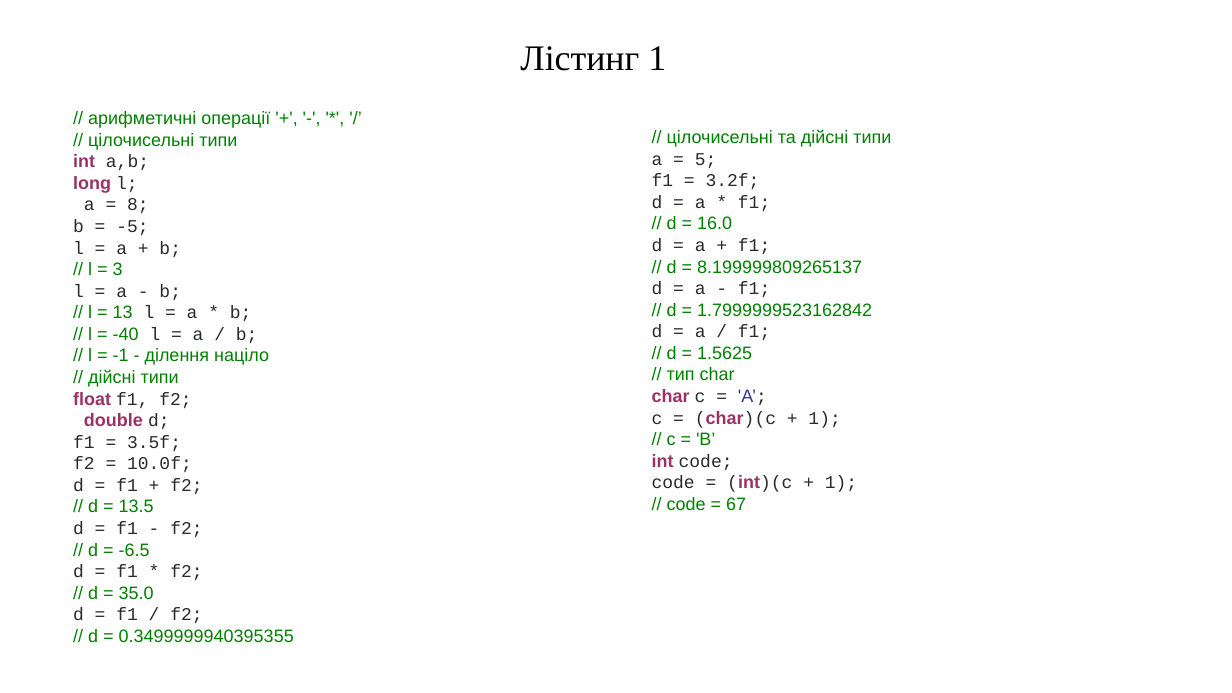
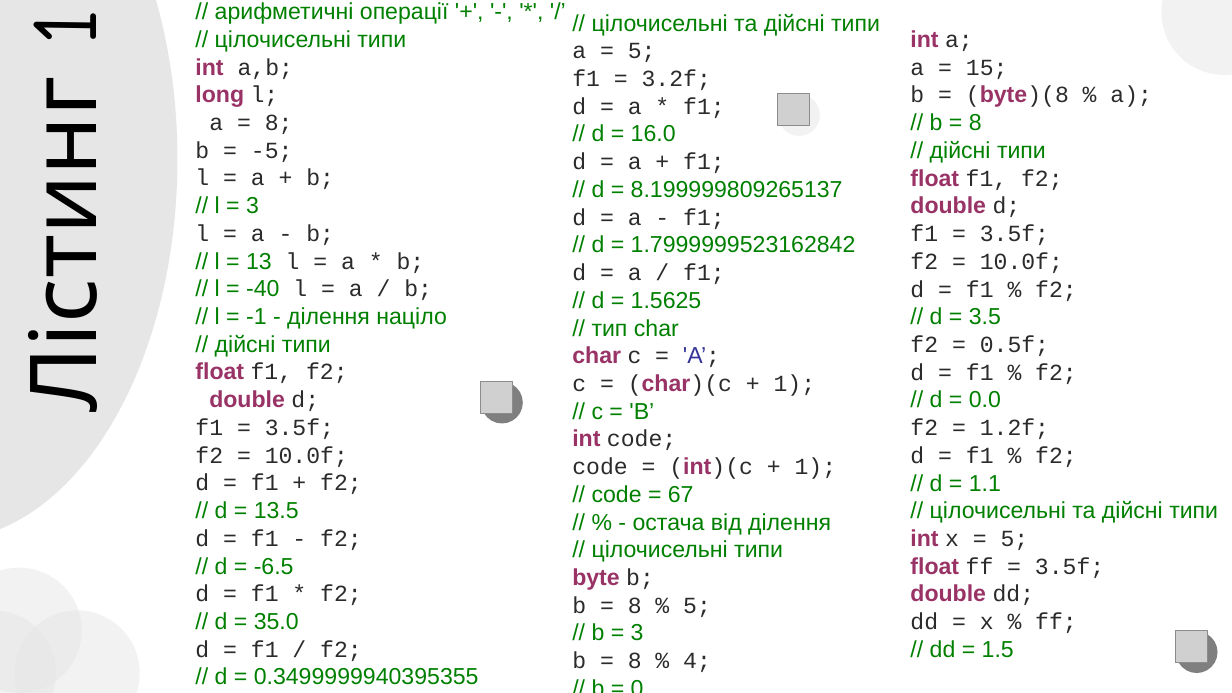
Before and after one commit to arg3ntuum/JavaCourse, a slide deck: slide 14 of Java Урок 2 Змінні. Перетворення типів. БО.pptx. Drawn at 1232x693 pixels with LibreOffice and Linux fonts; fonts in the diff are those of the drawing; grey boxes stand for pictures. Boxes give left, top, right and bottom in pixels: in the first picture for what was removed or moved away, otherwise in the second. Text is boxed around its words. In the diff, an @@ line names an element or a change of style, - is before the commit and + after.

Commit message:
Re designed 2 theme.

```diff
--- a/Java Урок 2 Змінні. Перетворення типів. БО.pptx
+++ b/Java Урок 2 Змінні. Перетворення типів. БО.pptx
@@ text "Лістинг 1": place and size @@
-text "Лістинг 1" at <box>520,46,666,71</box>
+text "Лістинг 1" at <box>0,13,130,402</box>
@@ text "Лістинг 1" at <box>0,13,130,402</box>: size 28 to 72 pt, font Times New Roman to Comic Neue; alignment centre to right @@
@@ ellipse added at <box>0,0,177,541</box>, fill #E7E6E6 @@
@@ text "// арифметичні операції '+', '-', ...": place and size @@
-text "// арифметичні операції '+', '-', ..." at <box>73,111,294,642</box>
+text "// арифметичні операції '+', '-', ..." at <box>195,2,479,685</box>
@@ text "// арифметичні операції '+', '-', ..." at <box>195,2,479,685</box>: size 14 to 18 pt @@
@@ text at <box>572,14,880,503</box>: size 14 to 18 pt in "// цілочисельні та дійсні типи a = ..." @@
@@ text "// цілочисельні та дійсні типи ...": place and size @@
-text "// цілочисельні та дійсні типи ..." at <box>652,129,891,510</box>
+text "// цілочисельні та дійсні типи ..." at <box>572,14,1049,672</box>
@@ text added at <box>910,30,1218,658</box>, 18 pt, text #2B2B2B @@
+int a;
+a = 15;
+b = (byte)(8 % a);
+// b = 8
+// дійсні типи
+float f1, f2;
+double d;
+f1 = 3.5f;
+f2 = 10.0f;
+d = f1 % f2;
+// d = 3.5
+f2 = 0.5f;
+d = f1 % f2;
+// d = 0.0
+f2 = 1.2f;
+d = f1 % f2;
+// d = 1.1
+// цілочисельні та дійсні типи
+int x = 5;
+float ff = 3.5f;
+double dd;
+dd = x % ff;
+// dd = 1.5
@@ text at <box>572,86,1049,672</box>: paragraphs added @@
+// % - остача від ділення
+// цілочисельні типи
+byte b;
+b = 8 % 5;
+// b = 3
+b = 8 % 4;
+// b = 0
@@ ellipse added at <box>778,94,820,136</box>, fill #E7E6E6 at 50% opacity @@
@@ picture added at <box>778,93,811,126</box> @@
@@ picture added at <box>481,382,513,414</box> @@
@@ ellipse added at <box>482,382,523,423</box>, fill #000000 at 50% opacity @@
@@ ellipse added at <box>0,567,82,693</box>, fill #E7E6E6 at 50% opacity @@
@@ ellipse added at <box>0,611,56,693</box>, fill #E7E6E6 at 50% opacity @@
@@ ellipse added at <box>15,611,140,693</box>, fill #E7E6E6 at 50% opacity @@
@@ picture added at <box>1176,631,1208,664</box> @@
@@ ellipse added at <box>1177,631,1218,673</box>, fill #000000 at 50% opacity @@
```
Also in this commit, not shown: 18 other slides changed, 2 slides added, 3 slides removed.
